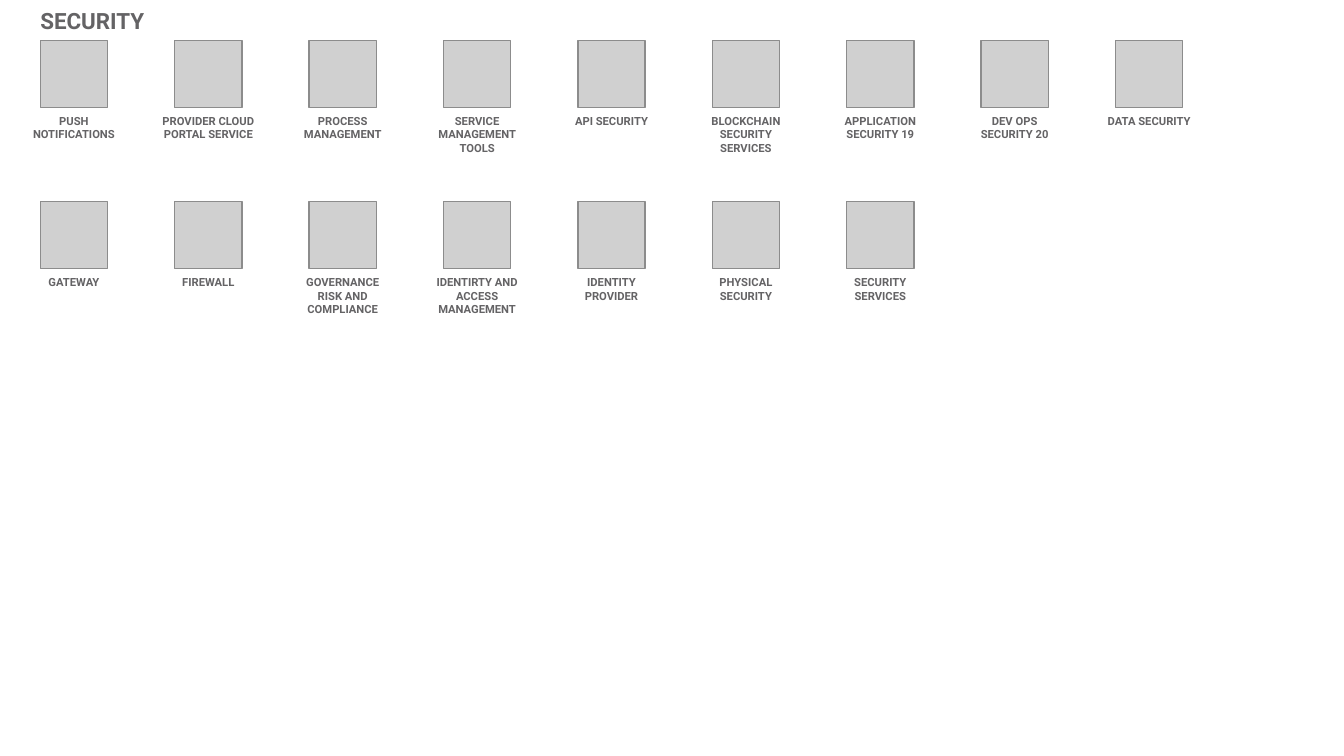
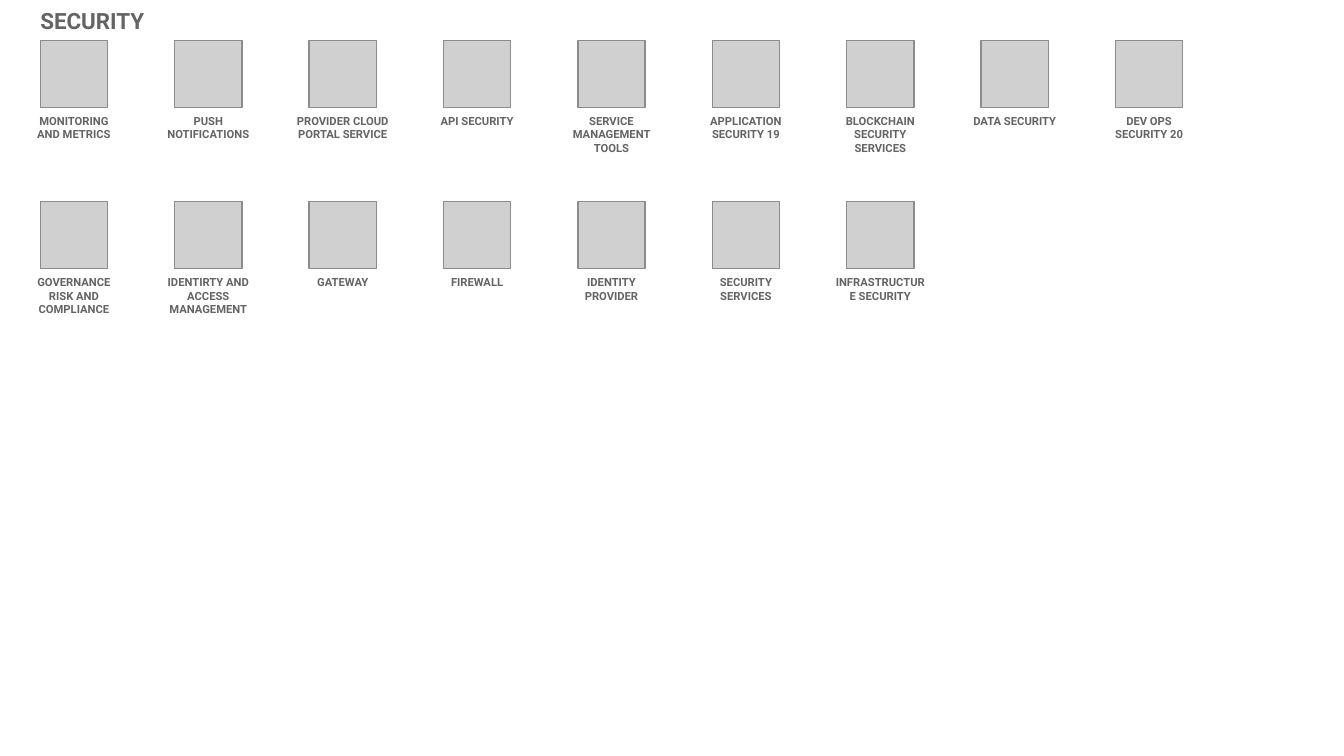
Before and after one commit to l2fprod/myarchitecture, a slide deck: slide 20 of mycatalog-architecture-diagram-template.pptx. Drawn at 1344x756 pixels with LibreOffice and Linux fonts; fonts in the diff are those of the drawing; grey boxes stand for pictures. Boxes give left, top, right and bottom in pixels: in the first picture for what was removed or moved away, otherwise in the second. Text is boxed around its words. In the diff, an @@ line names an element or a change of style, - is before the commit and + after.

```diff
--- a/mycatalog-architecture-diagram-template.pptx
+++ b/mycatalog-architecture-diagram-template.pptx
@@ text added at (37,117,111,138), 6 pt, text #646365, bold @@
+MONITORING AND METRICS
@@ text removed at (304,117,382,138) @@
-PROCESS MANAGEMENT
@@ 5 texts: place and size @@
-5 texts at (33,117,1049,152)
+5 texts at (167,117,1183,152)
@@ 3 texts: place and size @@
-3 texts at (575,117,1190,138)
+3 texts at (441,117,1056,138)
@@ text at (37,278,110,313): text changed @@
-GATEWAY
+GOVERNANCE RISK AND COMPLIANCE
@@ text at (168,278,249,313): text changed @@
-FIREWALL
+IDENTIRTY AND ACCESS MANAGEMENT
@@ text at (317,278,368,286): text changed @@
-GOVERNANCE RISK AND COMPLIANCE
+GATEWAY
@@ text at (451,278,503,286): text changed @@
-IDENTIRTY AND ACCESS MANAGEMENT
+FIREWALL
@@ text at (720,278,772,300): text changed @@
-PHYSICAL SECURITY
+SECURITY SERVICES
@@ text at (859,292,911,300): text changed @@
-SECURITY SERVICES
+INFRASTRUCTURE SECURITY
```
Also in this commit, not shown: 12 other slides changed.
